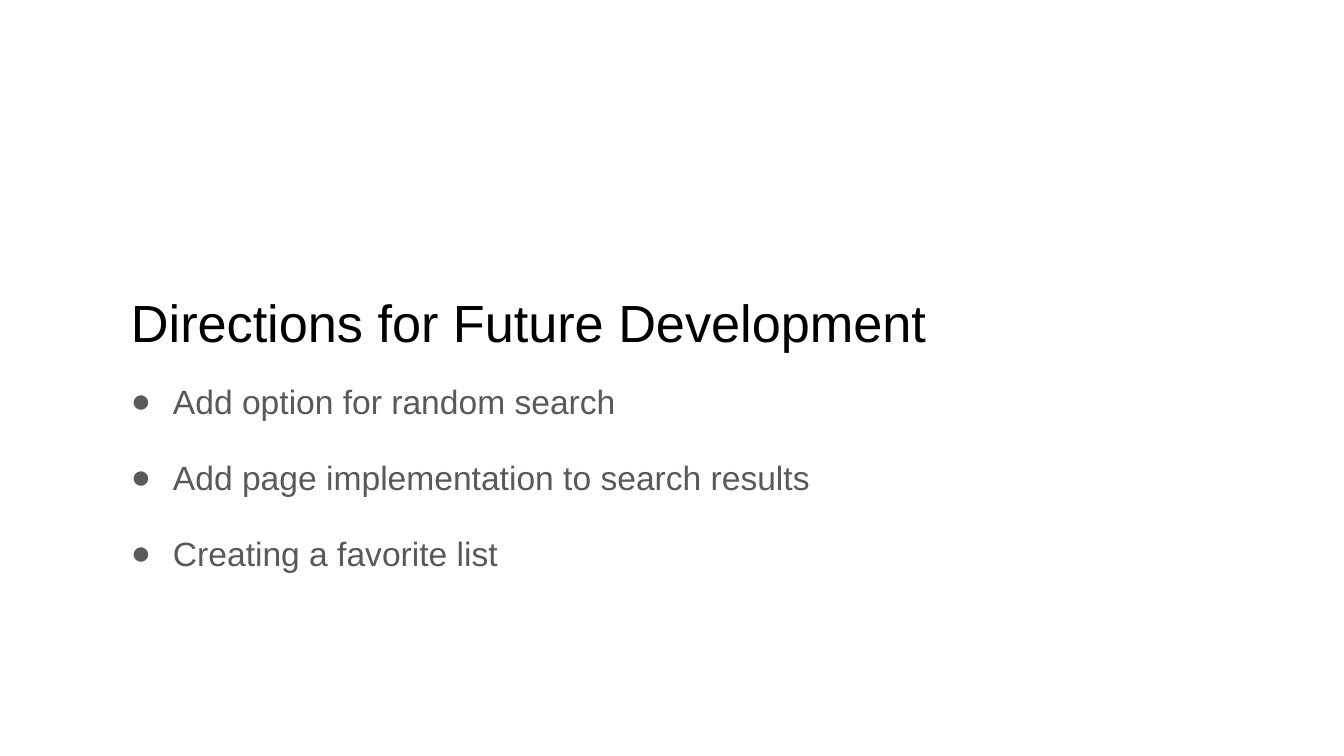
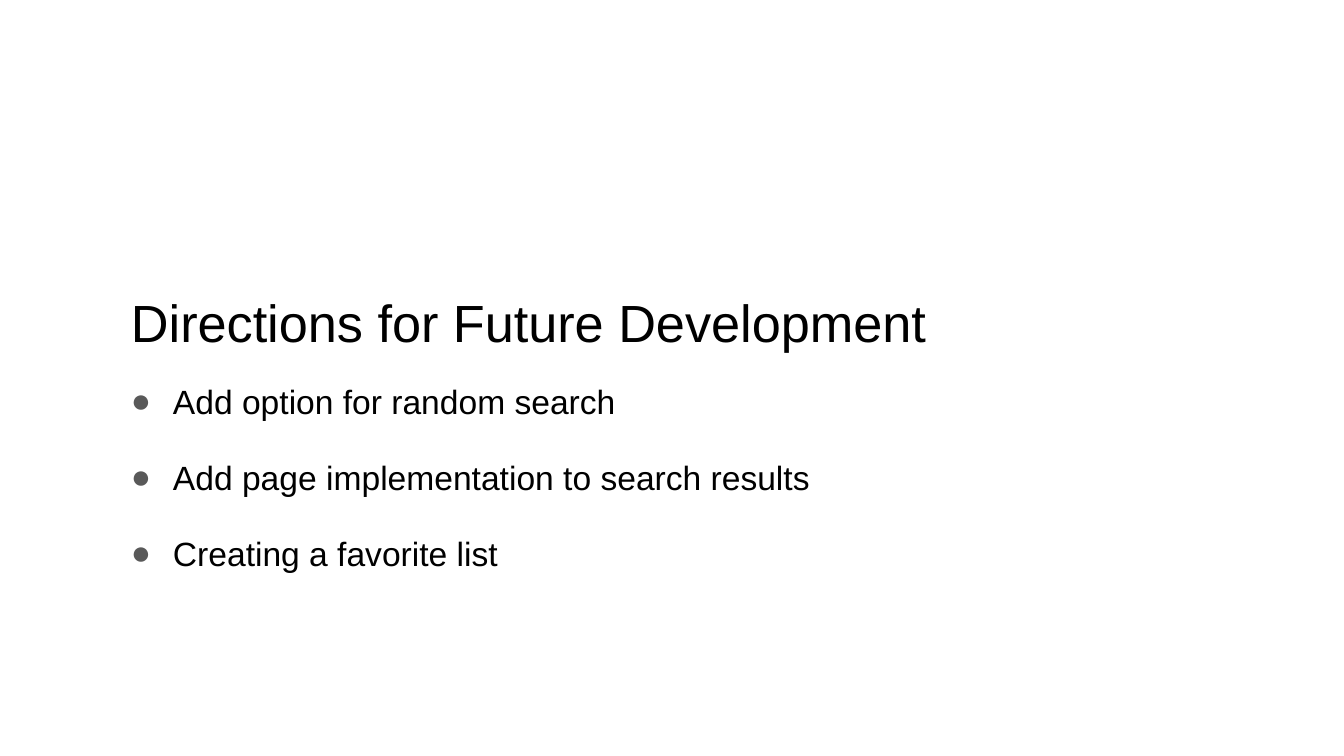
Before and after one commit to cmrotruck/recipe-search, a slide deck: slide 6 of PowerPoint/Recipe Search App.pptx. Drawn at 1344x756 pixels with LibreOffice and Linux fonts; fonts in the diff are those of the drawing; background and template pictures are left out. Boxes give left, top, right and bottom in pixels: in the first picture for what was removed or moved away, otherwise in the second. Text is boxed around its words. In the diff, an @@ line names an element or a change of style, - is before the commit and + after.

```diff
--- a/PowerPoint/Recipe Search App.pptx
+++ b/PowerPoint/Recipe Search App.pptx
@@ text "Add option for random search" at box(173, 389, 810, 572): text colour #595959 to #000000 @@
```
Also in this commit, not shown: 2 other slides changed, 3 other files.
